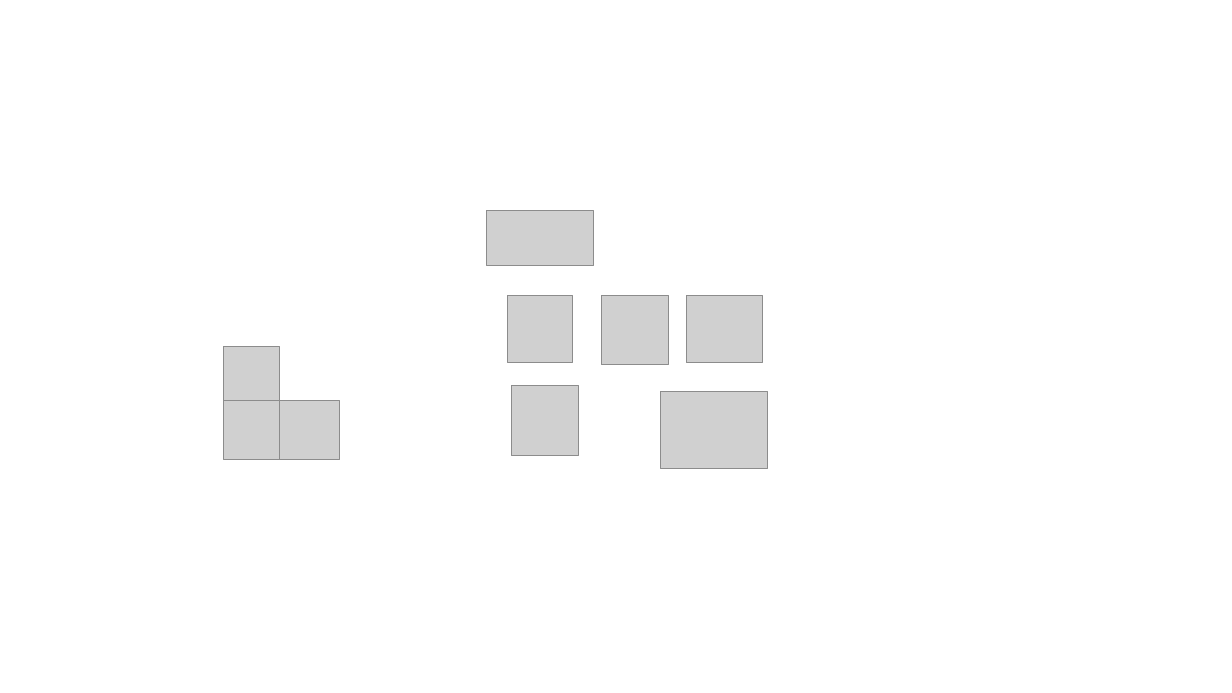
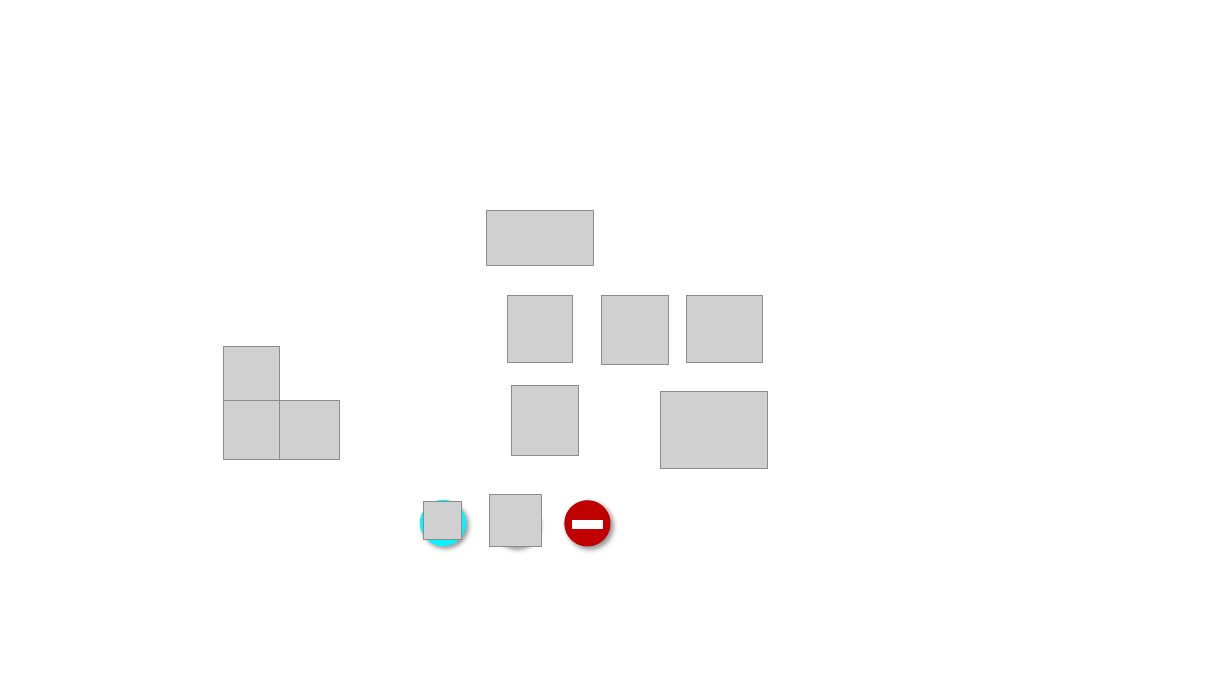
Before and after one commit to proteus-University-of-Seville/proteus-doc, a slide deck: slide 5 of misc/icons.pptx. Drawn at 1232x693 pixels with LibreOffice and Linux fonts; fonts in the diff are those of the drawing; grey boxes stand for pictures. Boxes give left, top, right and bottom in pixels: in the first picture for what was removed or moved away, otherwise in the second. Text is boxed around its words. In the diff, an @@ line names an element or a change of style, - is before the commit and + after.

```diff
--- a/misc/icons.pptx
+++ b/misc/icons.pptx
@@ ellipse added at bbox=[420, 500, 466, 546], fill #09F3FF @@
@@ picture added at bbox=[424, 502, 462, 540] @@
@@ picture added at bbox=[490, 494, 542, 546] @@
@@ ellipse added at bbox=[492, 500, 538, 546], fill #275417 @@
@@ ellipse added at bbox=[565, 500, 611, 546], fill #C00000 @@
@@ rectangle added at bbox=[573, 520, 602, 528], fill #FFFFFF, outline #FFFFFF 1.5 pt @@
```
Also in this commit, not shown: 1 other slide changed, 1 other file.
